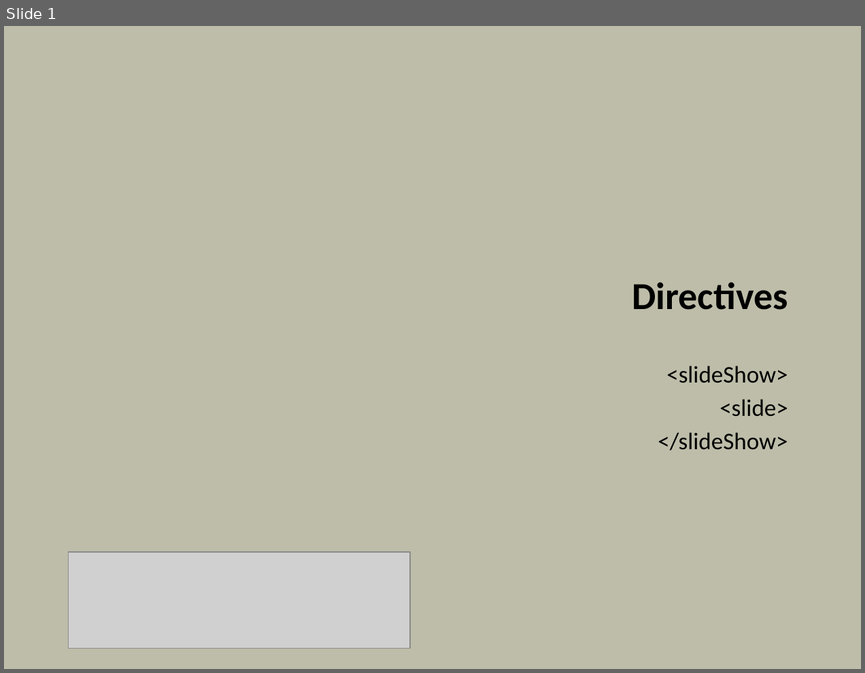
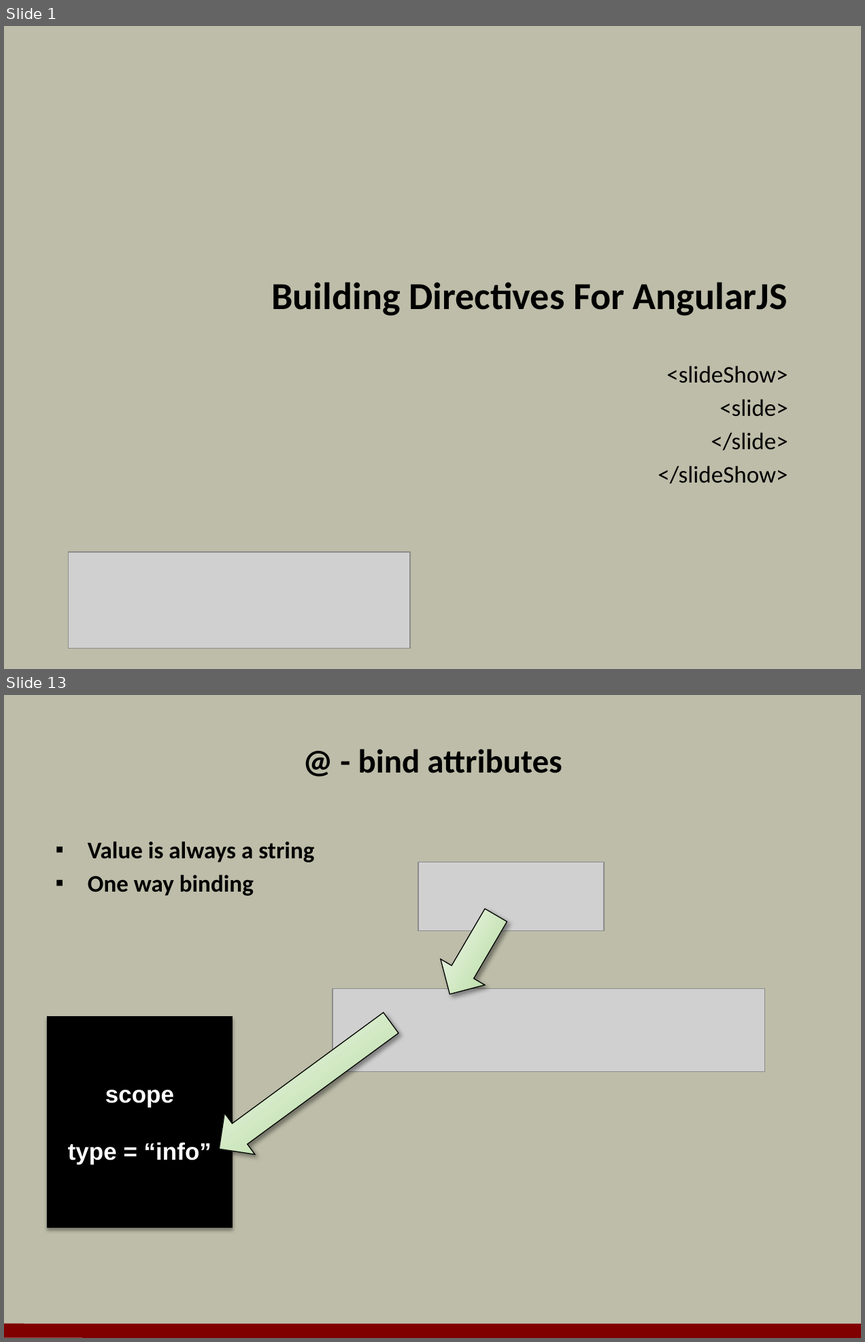
Before and after one commit to OdeToCode/classes, a slide deck: angularjs/slides/05_Directives.pptx. Shown one above the other, each under a label of ours: slide 1 before the commit, slides 1 and 13 after it; the slides between them are not shown. The pictures are 865x673 and 865x1342 pixels, drawn with LibreOffice and Linux fonts; fonts in the diff are those of the drawing; grey boxes stand for pictures; background and template pictures are left out. Boxes give left, top, right and bottom in pixels: in the first picture for what was removed or moved away, otherwise in the second. Text is boxed around its words. In the diff, an @@ line names an element or a change of style, - is before the commit and + after.

```diff
--- a/angularjs/slides/05_Directives.pptx
+++ b/angularjs/slides/05_Directives.pptx
@@ slide 13 added at (4,695,861,1338), background #BDBDA9 @@
@@ title added at (358,749,562,773), 28 pt, text #000000, bold @@
+@ - bind attributes
@@ text added at (88,841,314,896), 20 pt, text #000000, bold @@
+▪ Value is always a string
+▪ One way binding
@@ picture added at (418,862,604,930) @@
@@ right arrow added at (428,902,518,1007), fill gradient #A4D289 to #FFFFFF, outline #000000 0.75 pt @@
@@ picture added at (332,988,764,1071) @@
@@ rectangle added at (47,1016,232,1227), fill #000000, outline #000000 0.5 pt, 20 pt, text #FFFFFF, bold @@
+scope
+type = “info”
@@ right arrow added at (204,1002,407,1170), fill gradient #A4D289 to #FFFFFF, outline #000000 0.75 pt @@
@@ line added from (4, 1330) to (861, 1331), #800000 12 pt @@
@@ slide 1 changed as well @@
@@ title at (271,282,787,316): text changed @@
-Directives
+Building Directives For AngularJS
@@ subtitle at (711,432,787,450): paragraph added @@
+</slide>
```
Also in this commit, not shown: 1 other slide changed, 20 other slides added, 12 slides removed, 9 other files.
